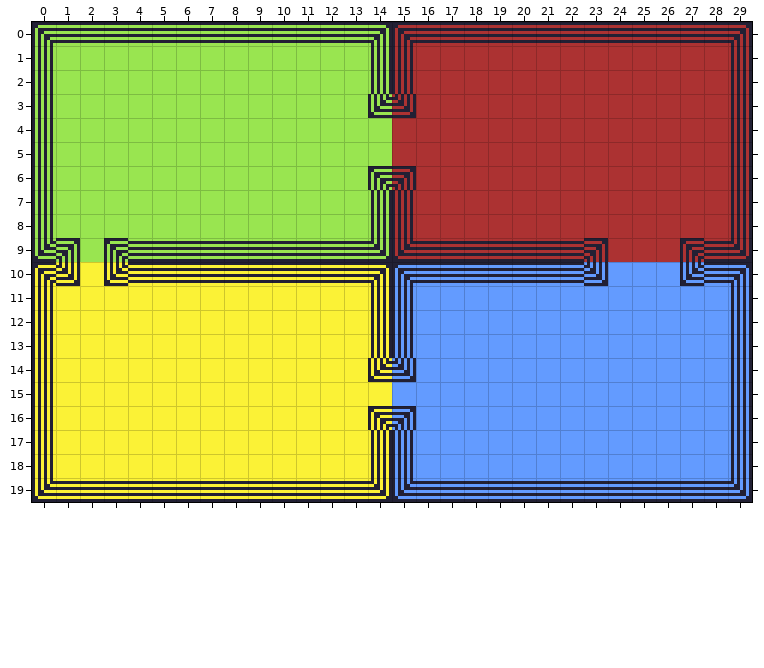
Tiled map, stored at assets/FirstMap.tmx. This is how it looked before the edit.
Cells are 8x8 px. Shown: x 0..29, y 0..19.
After the commit:
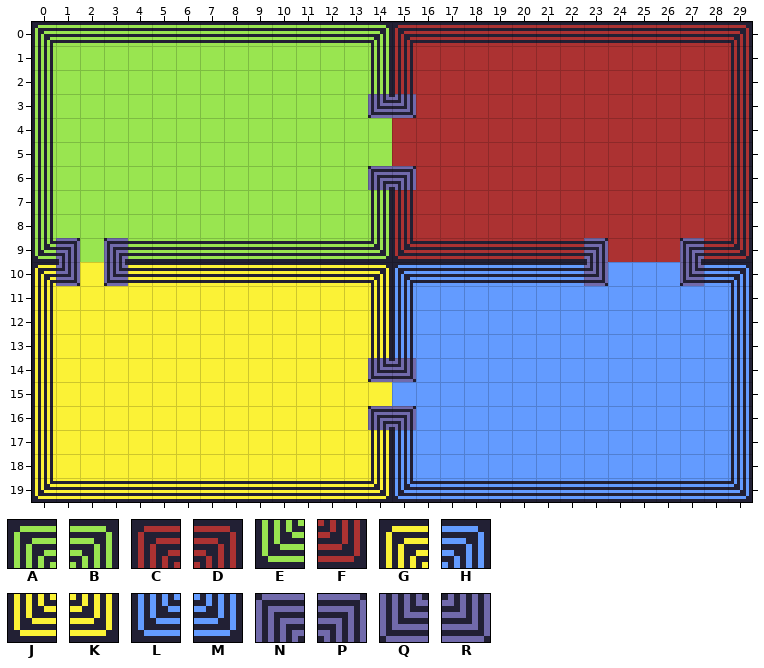
Key: from "Tileset1-Sheet": A 0, B 2, C 3, D 5, E 12, F 17, G 18, H 23, J 30, K 32, L 33, M 35, N 38, P 39, Q 40, R 41.
_ is an empty cell, . an unchanged one.
Difference:
--- layer "Tile Layer 1"
@@ x 14..15 @@
- 3 EF
+ 3 QR
@@ x 14..15 @@
- 6 AD
+ 6 NP
@@ x 1..27 @@
- 9 B.A...................D...C
-10 K.J...................M...L
+ 9 P.N...................P...N
+10 R.Q...................R...Q
@@ x 14..15 @@
-14 JM
+14 QR
@@ x 14..15 @@
-16 GH
+16 NP
Where, in picture pixels (left, top, right, bottom), the same in both pictures:
changed: (368, 94, 416, 118)
changed: (368, 166, 416, 190)
changed: (56, 238, 80, 286)
changed: (104, 238, 128, 286)
changed: (584, 238, 608, 286)
changed: (680, 238, 704, 286)
changed: (368, 358, 416, 382)
changed: (368, 406, 416, 430)
